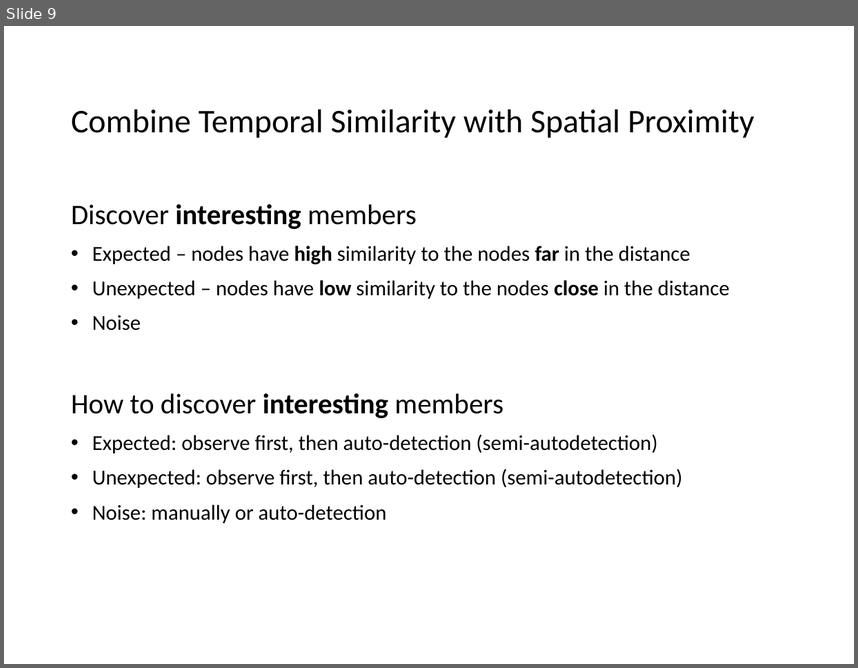
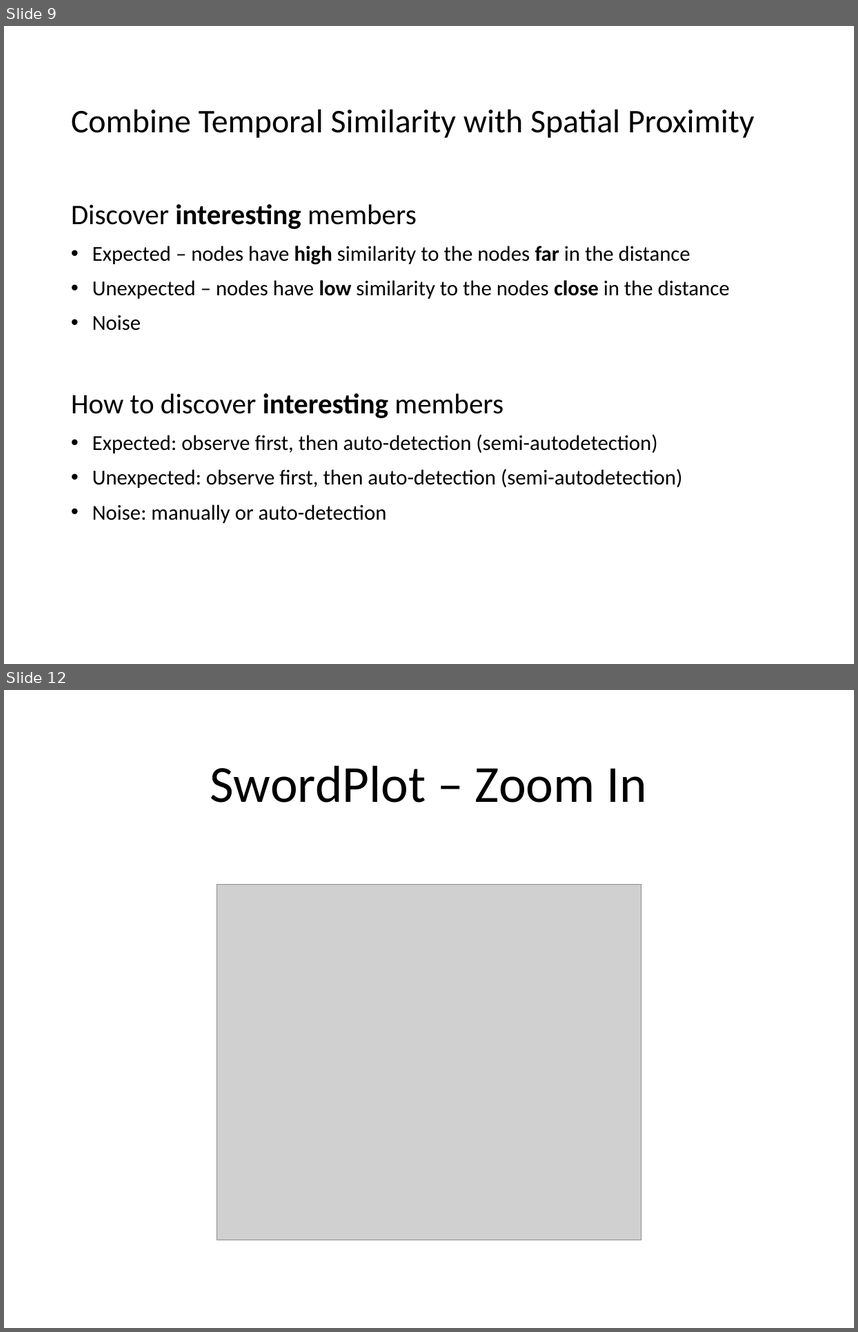
Before and after one commit to VanBronckhorst/BrainNetworkVisualization, a slide deck: Prototype.pptx. Shown one above the other, each under a label of ours: slide 9 before the commit, slides 9 and 12 after it; the slides between them are not shown. The pictures are 858x668 and 858x1332 pixels, drawn with LibreOffice and Linux fonts; fonts in the diff are those of the drawing; grey boxes stand for pictures. Boxes give left, top, right and bottom in pixels: in the first picture for what was removed or moved away, otherwise in the second. Text is boxed around its words. In the diff, an @@ line names an element or a change of style, - is before the commit and + after.

```diff
--- a/Prototype.pptx
+++ b/Prototype.pptx
@@ slide 12 added at [4, 690, 854, 1328], background #FFFFFF @@
@@ title added at [210, 765, 647, 802], 44 pt, text #000000 @@
+SwordPlot – Zoom In
@@ picture added at [217, 885, 642, 1240] @@
```
Also in this commit, not shown: 3 other slides added.
